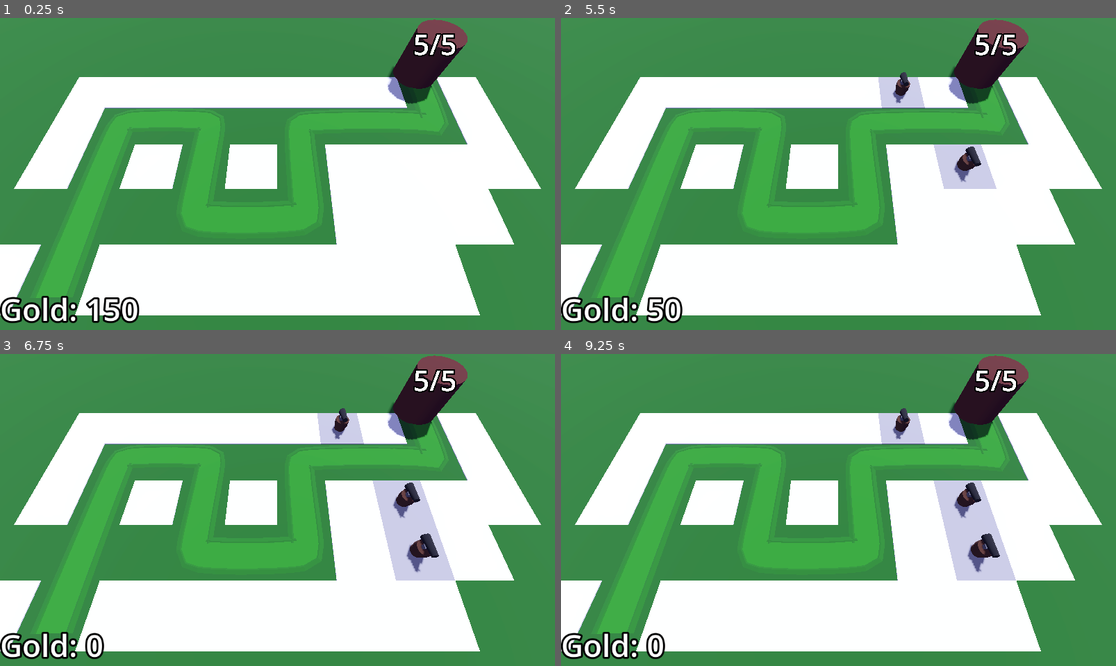
Above: before the commit, frames 1-4 (two rows, left to right).
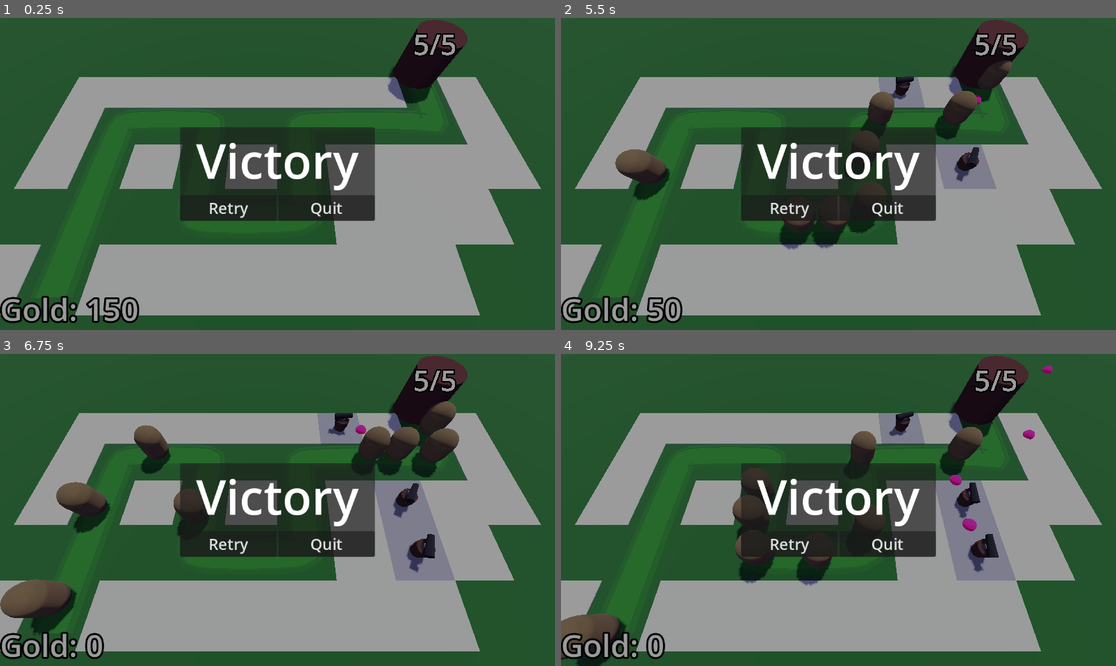
Above: after the commit, the same moments.

Repository: fbcs-hailey/Barbarian_blaster2
Game: Godot game, scene res://Base/base.tscn
Two runs of this game, one before a commit and one after it. Both use one fixed random seed, a clock stepped at 60 frames per second and the inputs below.
Inputs (mouse positions are in pixels of both pictures, inside the frame that each line leads up to):
- Up to frame 1 (0.25 s): no input
- Up to frame 2 (5.5 s): click (788, 208) at 0.5 s, where only the run after the commit has a clickable "Retry"; click (788, 208) at 1.25 s, where only the run after the commit has a clickable "Retry"; click (788, 208) at 2 s, where only the run after the commit has a clickable "Retry"; move the mouse to (960, 158) at 2.77 s; click (960, 158) at 2.85 s; move the mouse to (727, 189) at 3.52 s; click (727, 189) at 3.6 s; move the mouse to (894, 105) at 4.27 s; click (894, 105) at 4.35 s; move the mouse to (810, 236) at 5.02 s; click (810, 236) at 5.1 s
- Up to frame 3 (6.75 s): move the mouse to (444, 556) at 5.77 s; click (444, 556) at 5.85 s; move the mouse to (111, 463) at 6.52 s; click (111, 463) at 6.6 s
- Up to frame 4 (9.25 s): move the mouse to (866, 510) at 7.27 s; click (866, 510) at 7.35 s; move the mouse to (755, 432) at 8.02 s; click (755, 432) at 8.1 s; move the mouse to (960, 494) at 8.77 s; click (960, 494) at 8.85 s

The runs differ from the first frame. In frame 1, 97% of the frame differs, in the area x 0-100%, y 0-100%; in frame 2, 97%; in frame 3, 97%; in frame 4, 97%.
Error after the commit: Invalid access to property or key 'gold' on a base object of type 'null instance'. (res://Enemy/enemy.gd:18)

Commit message:
add ui layer

Diff:
--- a/Base/base.tscn
+++ b/Base/base.tscn
@@ -9,6 +9,7 @@
 [ext_resource type="PackedScene" uid="uid://t4ft8hd3vqp6" path="res://Turret/turret.tscn" id="6_77ap6"]
 [ext_resource type="Script" uid="uid://dvsvpp646ry7e" path="res://Base/bank.gd" id="8_1qkdb"]
 [ext_resource type="PackedScene" uid="uid://dse02ajdjhu6h" path="res://manager/difficulty_manager.tscn" id="9_ka7hq"]
+[ext_resource type="PackedScene" uid="uid://d2kd5vomcxpgh" path="res://meow/victory_layer.tscn" id="10_2hat1"]
 
 [sub_resource type="ProceduralSkyMaterial" id="ProceduralSkyMaterial_cbgtc"]
 sky_top_color = Color(0.46439886, 0.474028, 0.88588184, 1)
@@ -81,7 +82,7 @@
 script = ExtResource("3_77y2d")
 enemy_scene = ExtResource("2_n5f2c")
 difMan = NodePath("../DifficultyManager")
-vicLayer = NodePath("../VictoryLayer")
+vicLayer = NodePath("")
 
 [node name="Road" type="CSGPolygon3D" parent="EnemyPath" unique_id=395570752]
 polygon = PackedVector2Array(-1.3, 0, -1, 0.05, 1, 0.05, 1.3, 0)
@@ -160,16 +161,7 @@
 
 [node name="DifficultyManager" parent="." unique_id=127308213 instance=ExtResource("9_ka7hq")]
 
-[node name="VictoryLayer" type="CanvasLayer" parent="." unique_id=1066553630]
-visible = false
-
-[node name="ColorRect" type="ColorRect" parent="VictoryLayer" unique_id=1803267394]
-anchors_preset = 15
-anchor_right = 1.0
-anchor_bottom = 1.0
-grow_horizontal = 2
-grow_vertical = 2
-color = Color(0, 0, 0, 0.39215687)
+[node name="VictoryLayer" parent="." unique_id=599948300 instance=ExtResource("10_2hat1")]
 
 [connection signal="timeout" from="EnemyPath/Timer" to="EnemyPath" method="_on_timer_timeout"]
 [connection signal="stop_spawning_enemies" from="DifficultyManager" to="EnemyPath" method="_on_difficulty_manager_stop_spawning_enemies"]
--- a/manager/difficulty_manager.gd
+++ b/manager/difficulty_manager.gd
@@ -8,7 +8,7 @@
 signal stop_spawning_enemies
 
 func _ready() -> void:
-	Engine.time_scale=-1
+	Engine.time_scale=3
 	timer.start(game_length)
 
 func _process(delta: float) -> void:
--- /dev/null
+++ b/meow/victory_layer.gd
@@ -0,0 +1,10 @@
+extends CanvasLayer
+
+
+
+func _on_button_pressed() -> void:
+	pass # Replace with function body.
+
+
+func _on_button_2_pressed() -> void:
+	pass # Replace with function body.
--- /dev/null
+++ b/meow/victory_layer.tscn
@@ -0,0 +1,56 @@
+[gd_scene format=3 uid="uid://d2kd5vomcxpgh"]
+
+[ext_resource type="Script" uid="uid://cgldup5tgug13" path="res://meow/victory_layer.gd" id="1_8u7vy"]
+
+[sub_resource type="LabelSettings" id="LabelSettings_lmu8o"]
+font_size = 100
+
+[node name="VictoryLayer" type="CanvasLayer" unique_id=599948300]
+script = ExtResource("1_8u7vy")
+
+[node name="ColorRect" type="ColorRect" parent="." unique_id=1254152877]
+anchors_preset = 15
+anchor_right = 1.0
+anchor_bottom = 1.0
+grow_horizontal = 2
+grow_vertical = 2
+color = Color(0, 0, 0, 0.39215687)
+
+[node name="CenterContainer" type="CenterContainer" parent="." unique_id=1710927897]
+anchors_preset = 15
+anchor_right = 1.0
+anchor_bottom = 1.0
+grow_horizontal = 2
+grow_vertical = 2
+
+[node name="PanelContainer" type="PanelContainer" parent="CenterContainer" unique_id=1349007473]
+layout_mode = 2
+
+[node name="VBoxContainer" type="VBoxContainer" parent="CenterContainer/PanelContainer" unique_id=1775445612]
+layout_direction = 2
+layout_mode = 2
+
+[node name="Label" type="Label" parent="CenterContainer/PanelContainer/VBoxContainer" unique_id=197380309]
+layout_mode = 2
+text = "Victory"
+label_settings = SubResource("LabelSettings_lmu8o")
+horizontal_alignment = 1
+
+[node name="HBoxContainer" type="HBoxContainer" parent="CenterContainer/PanelContainer/VBoxContainer" unique_id=22955421]
+layout_mode = 2
+alignment = 1
+
+[node name="Button" type="Button" parent="CenterContainer/PanelContainer/VBoxContainer/HBoxContainer" unique_id=362662506]
+custom_minimum_size = Vector2(200, 0)
+layout_mode = 2
+theme_override_font_sizes/font_size = 32
+text = "Retry"
+
+[node name="Button2" type="Button" parent="CenterContainer/PanelContainer/VBoxContainer/HBoxContainer" unique_id=1105797386]
+custom_minimum_size = Vector2(200, 0)
+layout_mode = 2
+theme_override_font_sizes/font_size = 32
+text = "Quit"
+
+[connection signal="pressed" from="CenterContainer/PanelContainer/VBoxContainer/HBoxContainer/Button" to="." method="_on_button_pressed"]
+[connection signal="pressed" from="CenterContainer/PanelContainer/VBoxContainer/HBoxContainer/Button2" to="." method="_on_button_2_pressed"]
Not shown, added: meow/victory_layer.gd.uid
